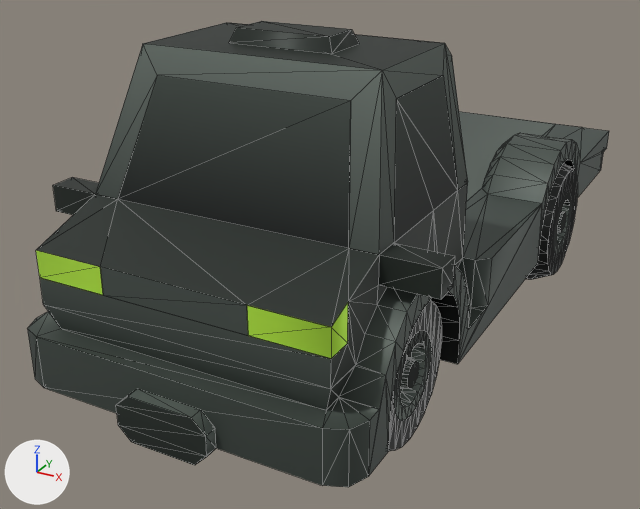
One commit to the glTF model public/models/kenney/delivery-flat.glb: the scene before it, then after it.
One viewpoint serves both versions: a camera (50 mm lens) standing at (1.56, -3.4, 1.86) and looking at (-0.17, -0.26, 0.29). Every picture has the same lights, and +X, +Y and +Z are marked at lower left. The older version comes first. Mesh edges are drawn as thin lines. Vertices at exactly the same position are counted once.

In view in the first picture: 'body', 'wheel-back-left', 'wheel-front-left'.
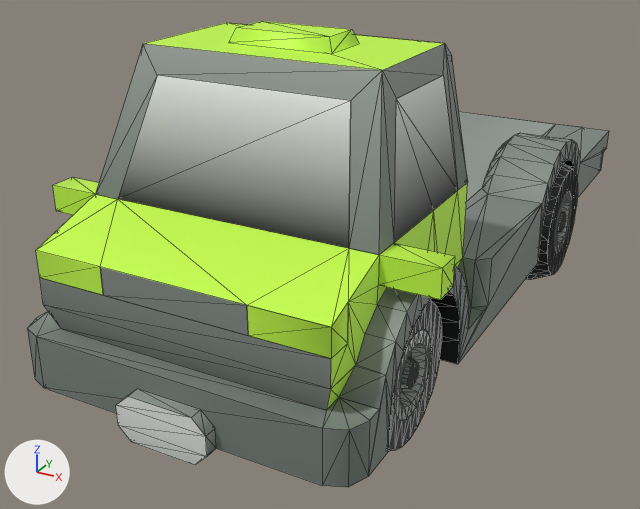
Location of each change, [x1, y1, x2, y2] in pixels of the pictures (640 x 509 px):
part 1 of me_body, recoloured (dark grey to grey)
    both: [27, 43, 609, 487]
part 2 of me_body, recoloured (lighter)
    both: [37, 21, 468, 465]
part 3 of me_wheel_back_left, recoloured
    both: [400, 211, 566, 389]
part 4 of me_wheel_back_left, recoloured
    both: [394, 202, 572, 420]
part 5 of me_wheel_back_left, recoloured
    both: [396, 191, 572, 408]

The change, as a diff of the scene's bpy script:
```diff
--- a/public/models/kenney/delivery-flat.glb.py
+++ b/public/models/kenney/delivery-flat.glb.py
@@ me_body @@
 me_body.from_pydata(...)  # 470 vertices, 848 faces; spans x -0.75..0.75, y -1.62..1.62, z 0.0..1.2
 # used by ob_body; location = (0.0, 0.025, 0.15)
+# me_body part 1: 546 faces centred in x -0.65..0.65, y -1.61..1.61, z 0.0..1.13 are repainted in the vertex colours; the middle colour goes from dark grey #4c5550 to grey #808984
+# me_body part 2: 122 faces centred in x -0.75..0.75, y -1.62..1.62, z 0.02..1.2 are repainted in the vertex colours; the middle colour goes from dark grey #2b322d to green #c7ff4a
 me_body.materials.append(mat_kenney_brand)
@@ me_wheel_back_left @@
 me_wheel_back_left.from_pydata(...)  # 250 vertices, 428 faces; spans x 0.0..0.3, y -0.3..0.3, z -0.3..0.3
 # used by ob_wheel_back_left; location = (0.375, 0.61, 0.3)
+# me_wheel_back_left part 3: 70 faces centred in x 0.267..0.3, y -0.054..0.054, z -0.055..0.055 are repainted in the vertex colours; the middle colour goes from dark grey #414944 to grey #737d77
+# me_wheel_back_left part 4: 110 faces centred in x 0.25..0.3, y -0.151..0.151, z -0.138..0.084 are repainted in the vertex colours; the middle colour goes from grey #6a746e to grey #a2aaa4
+# me_wheel_back_left part 5: 34 faces centred in x 0.267..0.3, y -0.125..0.117, z 0.036..0.138 are repainted in the vertex colours; the middle colour goes from dark grey #323a34 to light grey #ccd2cc
 me_wheel_back_left.materials.append(mat_kenney_brand)
```
